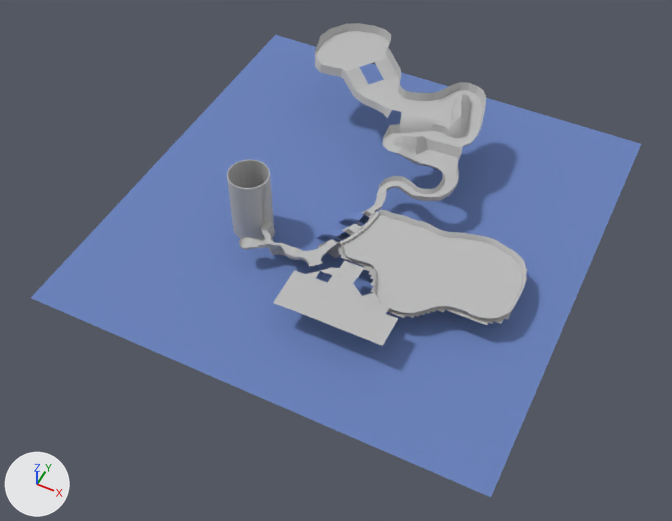
The OBJ model It's TIME for a HERO/Assets/Models/iceMountain/IceWorldPRESENT.obj, before and after one commit.
Camera for both pictures: a camera (50 mm lens) standing at (275.0, -436.0, 565.0) and looking at (46.0, 24.0, -9.0). The axes (+X, +Y, +Z) are drawn at lower left. The lights are the same throughout. Where no turn or scale is listed for an object, it has been applied to the vertices. Vertices at the same position are counted once.

Names of what the first picture shows: 'IceWorldPRESENT'.
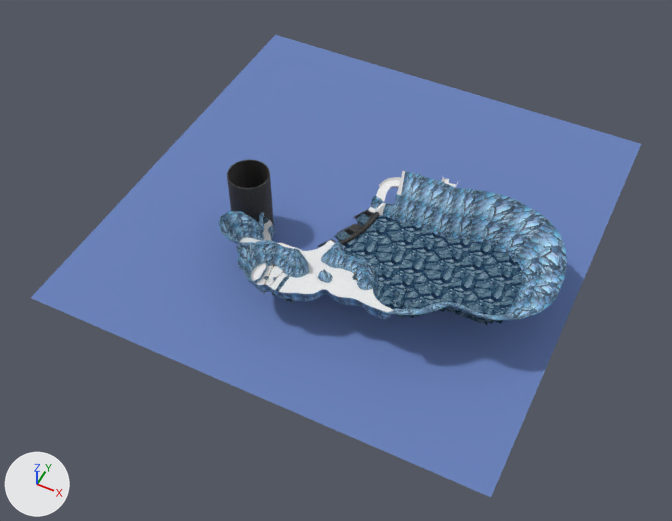
Changed parts and their boxes [x1, y1, x2, y2] in the pictures (672 x 521 px):
'IceWorldPRESENT', reshaped: before [31, 23, 641, 497]; after [31, 35, 641, 497]
part 1 of me_iceworldpresent, added: after [371, 196, 384, 209]
part 2 of me_iceworldpresent, built on: before [239, 23, 486, 346]; after [218, 171, 567, 320]
part 3 of me_iceworldpresent, recoloured (grey to blue): [264, 215, 522, 325] in both
part 4 of me_iceworldpresent, recoloured (grey to white): before [239, 176, 458, 258]; after [240, 177, 458, 258]
part 5 of me_iceworldpresent, recoloured (grey to blue): [245, 213, 526, 320] in both
part 6 of me_iceworldpresent, recoloured (grey to black): [227, 159, 378, 247] in both

Edits to the bpy script that builds the scene:
```text
Add mat_phong2sg:
    mat_phong2sg = principled_material('phong2SG')
    mat_phong2sg.texture = img_snow1_png
    mat_phong2sg.roughness = 0.866
Add mat_phong6sg:
    mat_phong6sg = principled_material('phong6SG')
    mat_phong6sg.texture = img_rocksblue_jpg
    mat_phong6sg.metallic = 1.0
    mat_phong6sg.roughness = 0.866
Add mat_phong4sg:
    mat_phong4sg = principled_material('phong4SG')
    mat_phong4sg.texture = img_cobblestone_png
    mat_phong4sg.roughness = 0.687
Add mat_phong3sg:
    mat_phong3sg = principled_material('phong3SG')
    mat_phong3sg.texture = img_mm_0_0134228_1_crystal_diffuse2_jpg
    mat_phong3sg.roughness = 0.687
Change me_iceworldpresent:
    remove me_iceworldpresent.from_pydata(...)  # 4844 vertices, 4483 faces; spans x -147.0..235.0, y -126.0..269.0, z -8.0..69.0
    add me_iceworldpresent.from_pydata(...)  # 8056 vertices, 7789 faces; spans x -147.0..235.0, y -126.0..269.0, z -8.0..60.0
    me_iceworldpresent part 1: the loose piece of 128 vertices spanning x -15.0..-12.0, y 12.0..17.0, z 16.0..23.0 is copied, and the copy is turned -80.7 degrees about the z axis through its middle and scaled by 2.34, then moved by (74.0, 56.0, 0.0), in mat_phong3sg (picture img_mm_0_0134228_1_crystal_diffuse2_jpg); it spans x 54.0..66.0, y 67.0..73.0, z 11.0..28.0
    me_iceworldpresent part 2: 71 vertices moved from x -23.0..167.0, y -20.0..103.0, z 0.0..29.0 to x -23.0..167.0, y -21.0..103.0, z 0.0..27.0; 631 vertices removed from x -59.0..126.0, y -63.0..237.0, z -3.0..69.0; 3539 vertices added at x -36.0..226.0, y -63.0..102.0, z 0.0..52.0
    me_iceworldpresent part 3: 1195 faces spanning x -15.0..198.0, y -28.0..75.0, z 15.0..22.0 switch from mat_phong1sg (its picture is missing) to mat_phong6sg (picture img_rocksblue_jpg)
    me_iceworldpresent part 4: 894 faces spanning x -20.0..191.0, y -22.0..110.0, z 0.0..41.0 switch from mat_initialshadinggroup (grey #bcbcbc) to mat_phong2sg (picture img_snow1_png)
    me_iceworldpresent part 5: 927 faces spanning x -19.0..199.0, y -27.0..74.0, z 0.0..24.0 switch from mat_initialshadinggroup (grey #bcbcbc) to mat_phong3sg (picture img_mm_0_0134228_1_crystal_diffuse2_jpg)
    me_iceworldpresent part 6: 343 faces spanning x -47.0..66.0, y 3.0..69.0, z -8.0..60.0 switch from mat_initialshadinggroup (grey #bcbcbc) to mat_phong4sg (picture img_cobblestone_png)
    add me_iceworldpresent.materials.append(mat_phong5sg)  # picture img_yellowmetalplate_png
    add me_iceworldpresent.materials.append(mat_lambert4sg)  # picture img_wooddark_jpg
```
